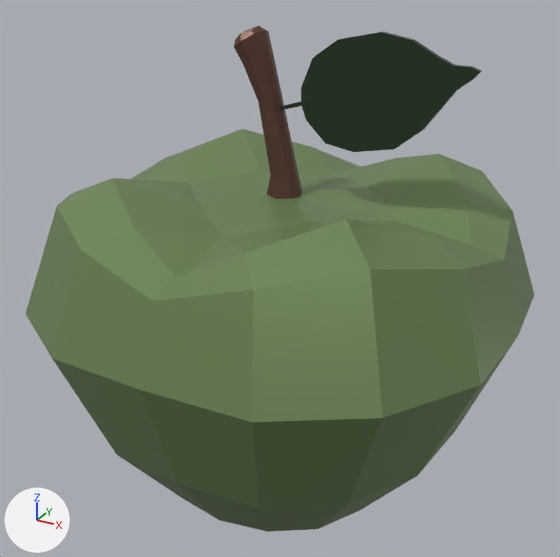
Before and after pictures for a commit that changed the glTF model assets/models/food/Apple.glb.
Camera for both pictures: a 50 mm lens placed at (0.586, -1.08, 0.58), pointed at (-0.008, 0.0, 0.04). Every picture has the same lights, and +X, +Y and +Z are marked at lower left. Where no turn or scale is listed for an object, it has been applied to the vertices.

Objects in the first picture: 'Apple_Green_1', 'Apple_Green_2', 'Apple_Green_3'.
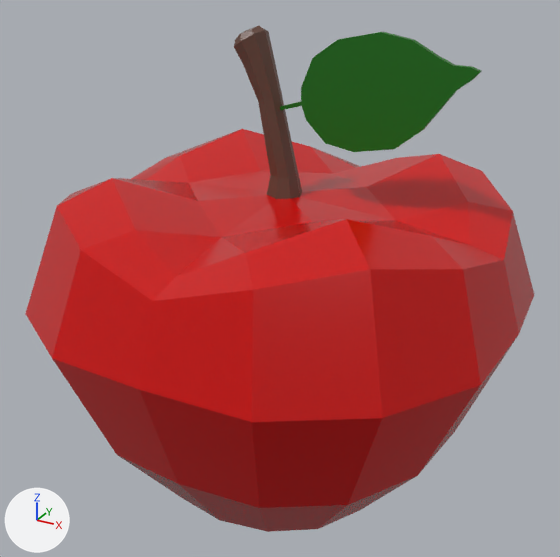
The change, as a list of edits to the scene's bpy script:
```text
Change mat_darkgreen:
    mat_darkgreen.base_color: (0.0245, 0.0486, 0.0222) -> (0.00605, 0.153, 0.00335)  # dark green #2b3e29 -> dark green #126d0b
Add mat_red:
    mat_red = principled_material('Red')
    mat_red.base_color = (0.604, 0.0, 0.0)  # red #cc0000
    mat_red.roughness = 0.2
Change me_mesh_0:
    where me_mesh_0.from_pydata(...)  # 130 vertices, 256 faces; spans x -0.401..0.401, y -0.399..0.399, z -0.394..0.242
    remove me_mesh_0.materials.append(mat_palegreen)  # green #779161
    add me_mesh_0.materials.append(mat_red)  # red #cc0000
```

Boxes (x1, y1, x2, y2) around the edits, measured in the pictures (560 x 557 px):
'Apple_Green_1', recoloured (green to red): (26, 129, 534, 532) in both
'Apple_Green_3', recoloured: (280, 32, 481, 152) in both
